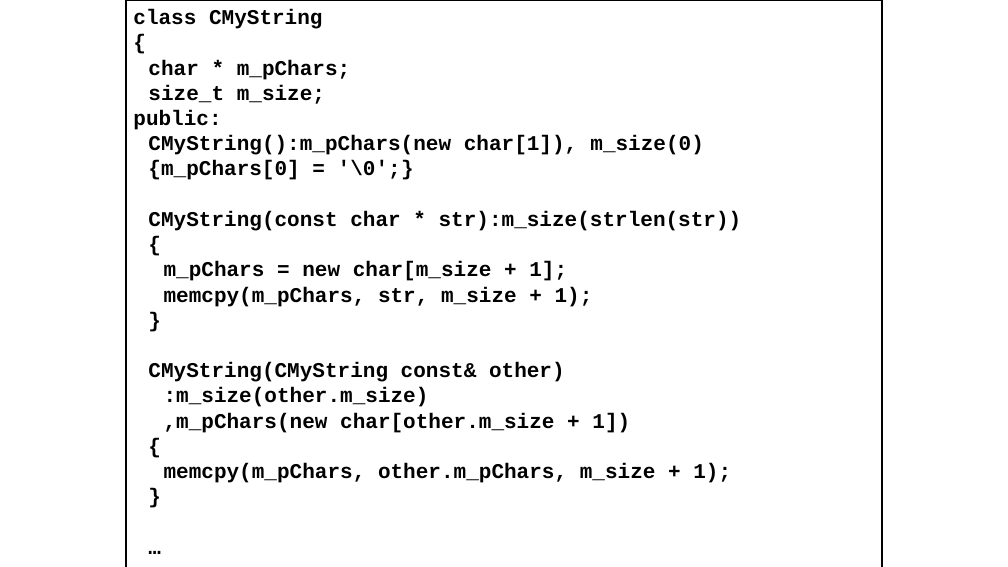
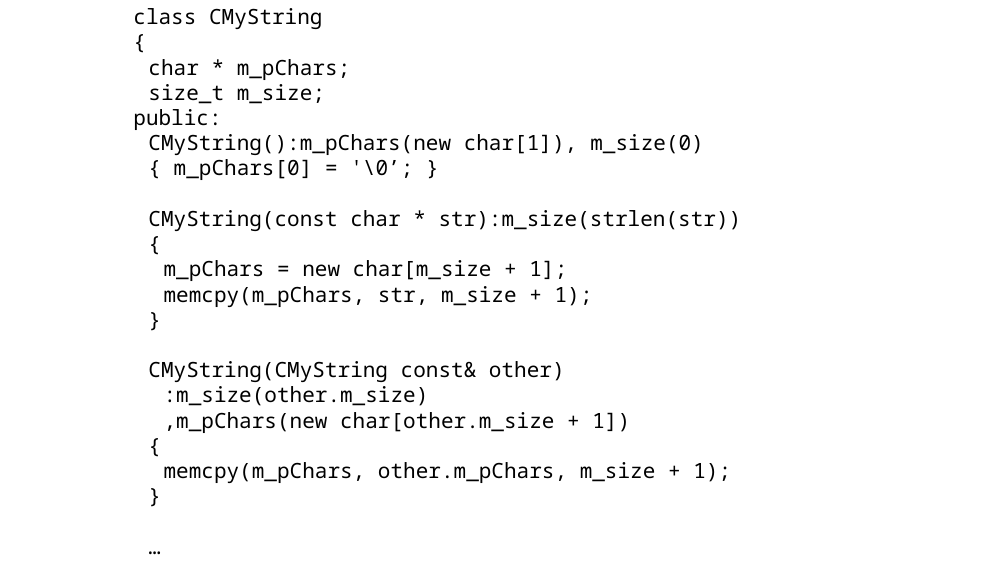
Before and after one commit to alexey-malov/oop, a slide deck: slide 58 of lectures/05/Обработка ошибок и исключительных ситуаций.pptx. Drawn at 1008x567 pixels with LibreOffice and Linux fonts; fonts in the diff are those of the drawing. Boxes give left, top, right and bottom in pixels: in the first picture for what was removed or moved away, otherwise in the second. Text is boxed around its words. In the diff, an @@ line names an element or a change of style, - is before the commit and + after.

```diff
--- a/lectures/05/Обработка ошибок и исключительных ситуаций.pptx
+++ b/lectures/05/Обработка ошибок и исключительных ситуаций.pptx
@@ text "class CMyString": place and size @@
-text "class CMyString" at (126, 0, 882, 567)
+text "class CMyString" at (133, 8, 742, 483)
@@ text "class CMyString" at (133, 8, 742, 483): outline #000000 1.5 pt to none @@
@@ text at (133, 8, 742, 483): font Courier New to Noto Sans Mono, bold off @@
@@ text at (174, 159, 413, 180): text changed; font Courier New to Noto Sans Mono; bold off @@
-{m_pChars[0] = '\0';}
+{ m_pChars[0] = '\0’; }
```
Also in this commit, not shown: 27 other slides changed.
